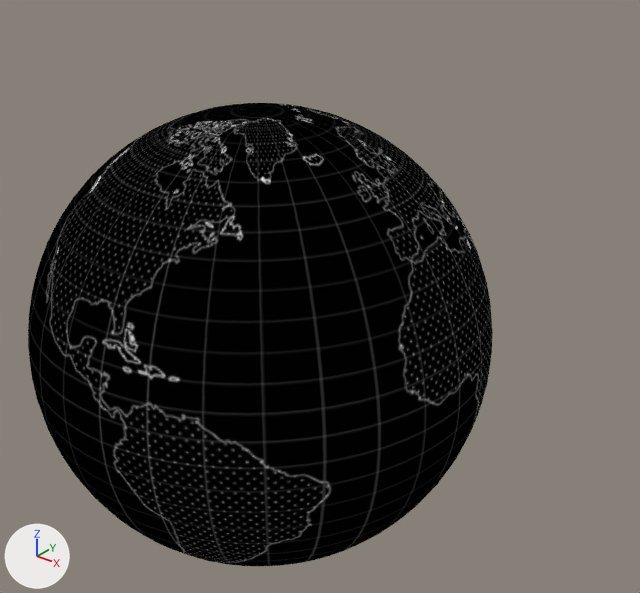
The glTF model public/3d/mondo.glb as it was, and as the next commit left it.
Before and after are seen from a 50 mm camera at (2.38, -2.58, 1.87) aimed at (0.2, 0.14, 0.18). The lights are fixed; the arrows at lower left show +X, +Y and +Z. The picture after the commit comes second. Where no turn or scale is listed for an object, it has been applied to the vertices.
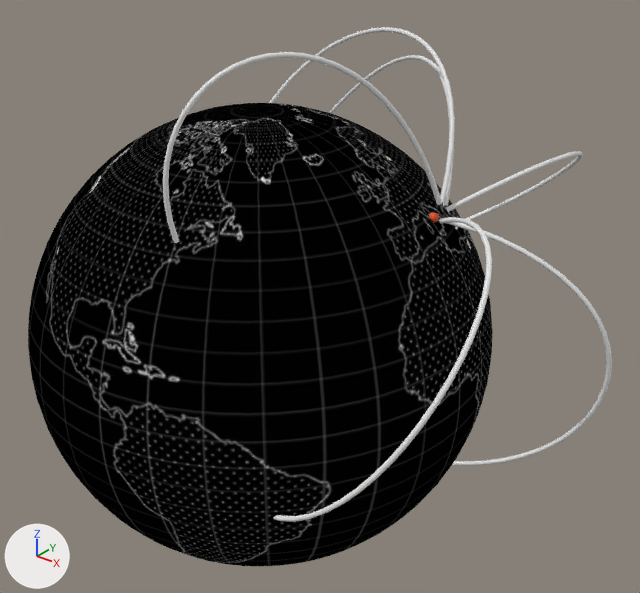
Where the change shows, as pixel boxes (x1, y1, x2, y2) in the pictures (640 x 593 px):
'frecce', added
    after: (163, 27, 612, 522)
'segnalinoroma', added
    after: (429, 212, 439, 223)

What the commit changed:
Material 'Material' (mat_material) is new.
Its base color is (0.8, 0.0727, 0.00624) (orange #e74c12).
Mesh me_béziercurve_013 is new.
It has 1206 vertices, 2340 faces and spans x -0.98..1.47, y -1.91..0.06, z -1.3..0.63.
Mesh me_cube is new.
It is a box spanning x -0.0139..0.0139, y -0.0139..0.0139, z -0.0139..0.0139.
It uses material mat_material (orange #e74c12).
Object 'frecce' (ob_frecce) is new; it shows me_béziercurve_013.
Its location is (-0.052, 1.184, 0.706).
Object 'segnalinoroma' (ob_segnalinoroma) is new; it shows me_cube.
Its location is (0.73, 0.18, 0.664).
